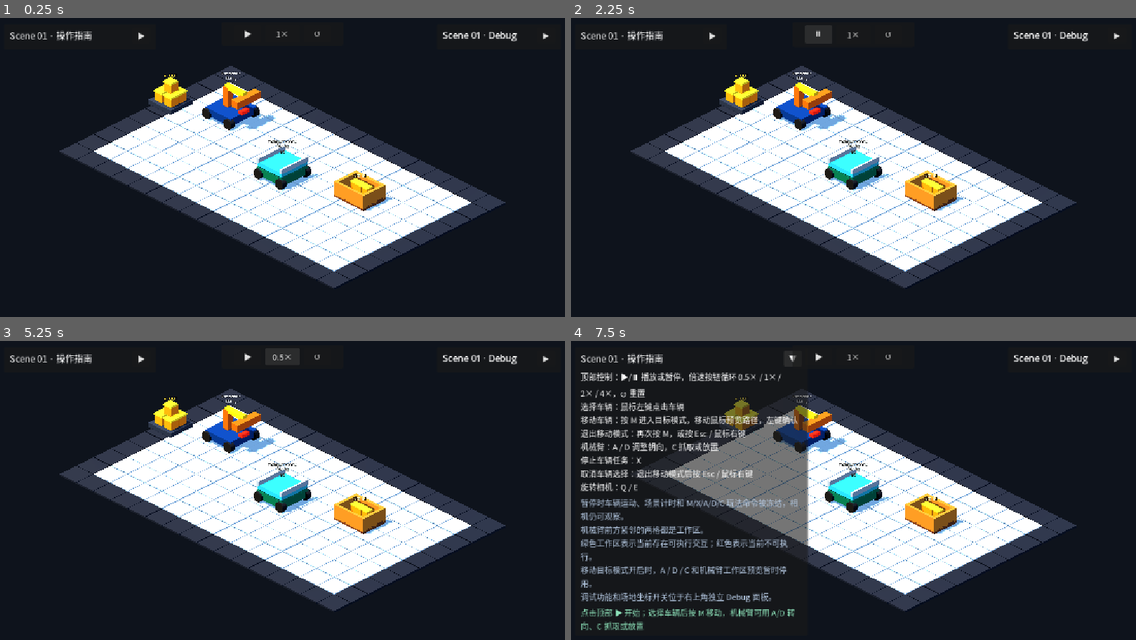
Above: before the commit, frames 1-4 (two rows, left to right).
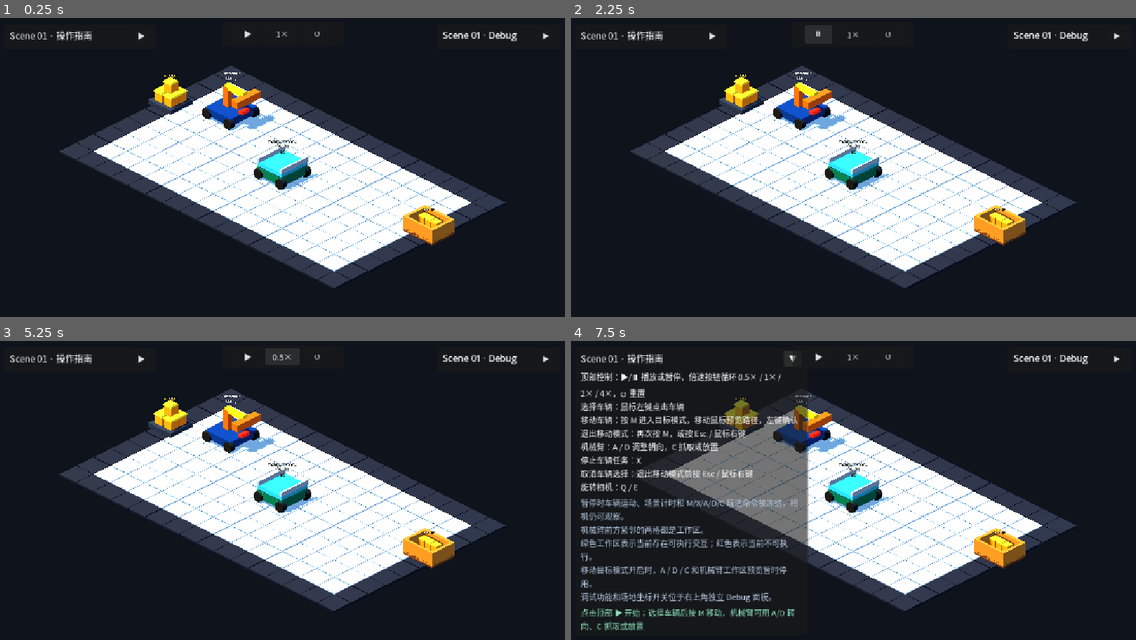
Above: after the commit, the same moments.

Repository: Ri0n72Y/automata
Game: Godot game, scene res://scenes/scene_01/scene_01_basic_packing.tscn
Same seed, same stepped clock (60 frames per second), same inputs: the game is played once before the commit and once after it.
Inputs:
- Up to frame 1 (0.25 s): no input
- Up to frame 2 (2.25 s): click "▶" at 0.5 s; click "▼" at 1.25 s; click "▶" at 2 s
- Up to frame 3 (5.25 s): click "⏸" at 2.75 s; click "1×" at 3.5 s; click "2×" at 4.25 s; click "4×" at 5 s
- Up to frame 4 (7.5 s): click "0.5×" at 5.75 s; click "↺" at 6.5 s; click "▶" at 7.25 s

The runs differ from the first frame. In frame 1, 1.7% of the frame differs, in the area x 59-81%, y 50-77%; in frame 2, 1.7%; in frame 3, 1.7%; in frame 4, 1.7%.

Commit message:
fix(scene-01): move standard box to expanded map edge

Diff:
--- a/scenes/scene_01/scene_01_basic_packing.tscn
+++ b/scenes/scene_01/scene_01_basic_packing.tscn
@@ -102,7 +102,7 @@
 
 [node name="StandardBox" parent="SceneRoot/ObjectRoot/Scene01ObjectManager" instance=ExtResource("14_item_receiver")]
 unique_name_in_owner = true
-position = Vector3(11.5, 0, 4)
+position = Vector3(15.5, 0, 4)
 
 [node name="CameraRoot" type="Node3D" parent="SceneRoot"]
 unique_name_in_owner = true
